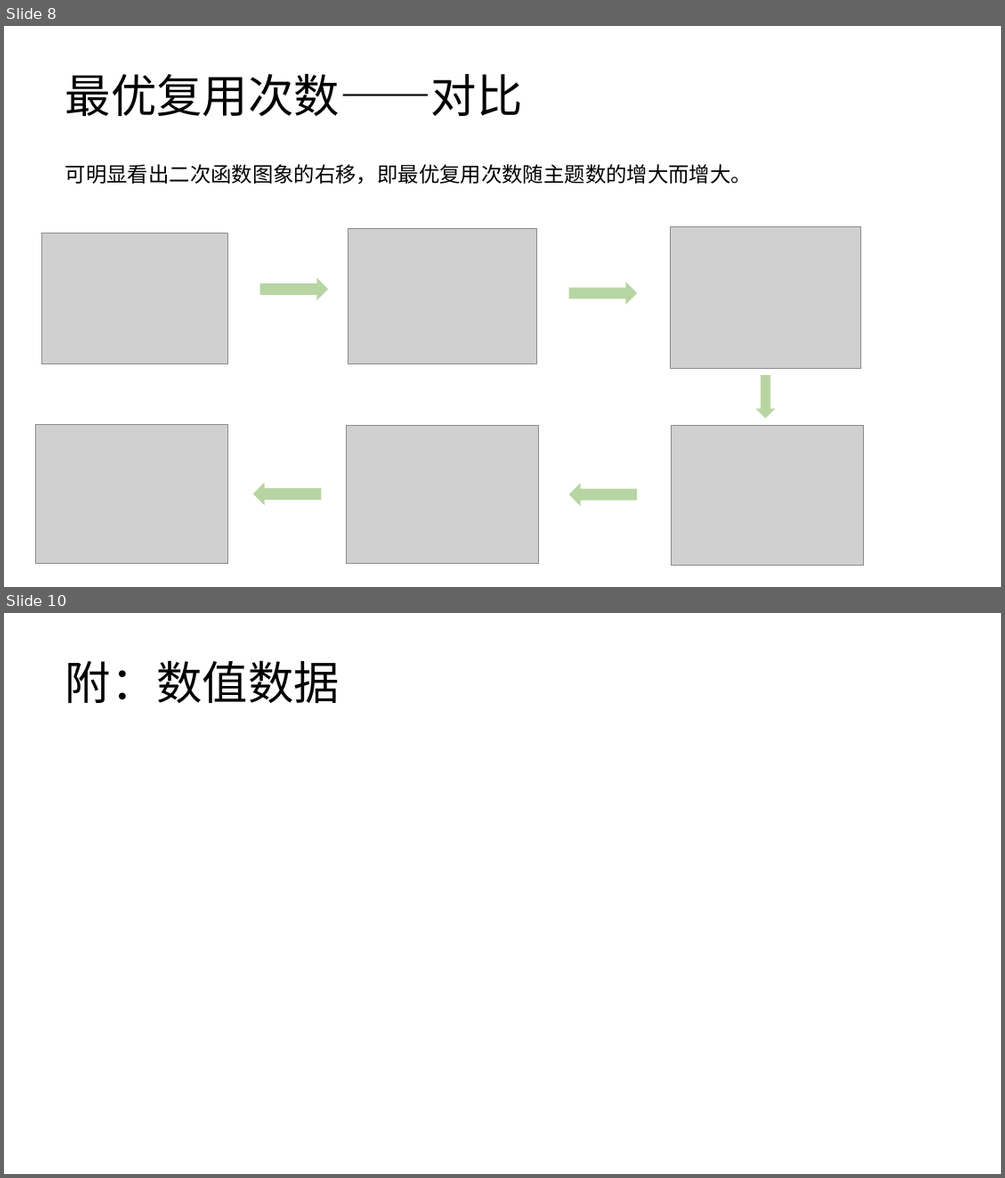
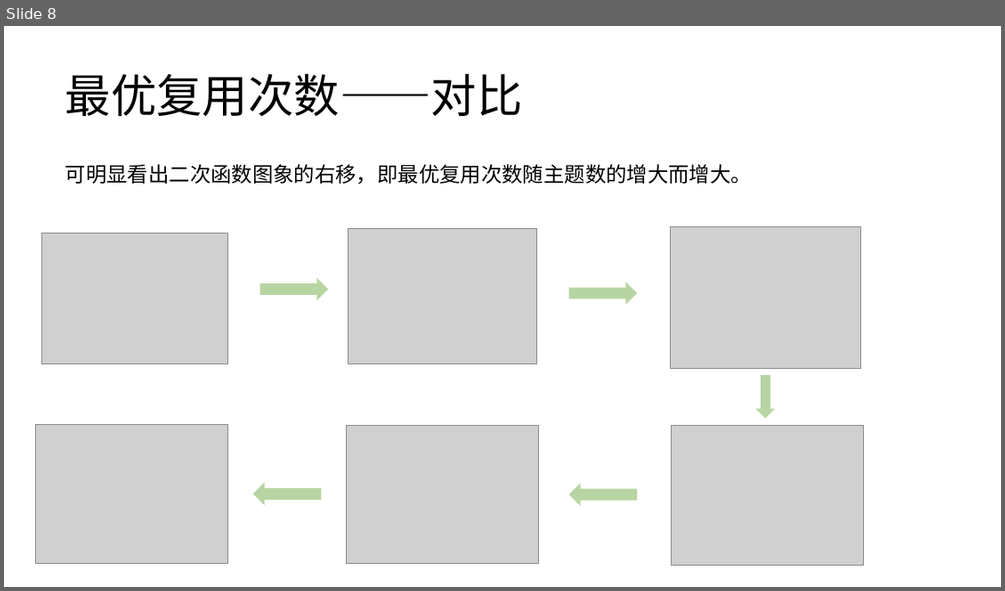
Before and after one commit to dylanyang17/AliasLDA, a slide deck: devLog/20200430/20200430.pptx. Shown one above the other, each under a label of ours: slides 8 and 10 before the commit, slide 8 after it; the slides between them are not shown. The pictures are 1005x1178 and 1005x591 pixels, drawn with LibreOffice and Linux fonts; fonts in the diff are those of the drawing; grey boxes stand for pictures. Boxes give left, top, right and bottom in pixels: in the first picture for what was removed or moved away, otherwise in the second. Text is boxed around its words. In the diff, an @@ line names an element or a change of style, - is before the commit and + after.

```diff
--- a/devLog/20200430/20200430.pptx
+++ b/devLog/20200430/20200430.pptx
@@ slide 10 removed at (4, 613, 1001, 1174), background #FFFFFF @@
@@ title removed at (65, 660, 340, 703) @@
-附：数值数据
```
Also in this commit, not shown: 1 slide changed, 1 other file.
